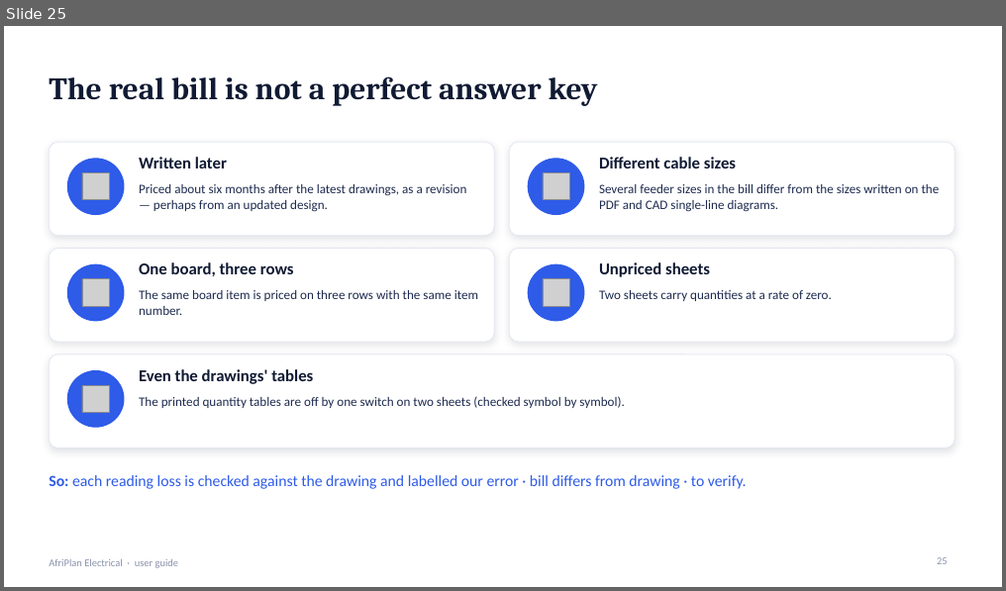
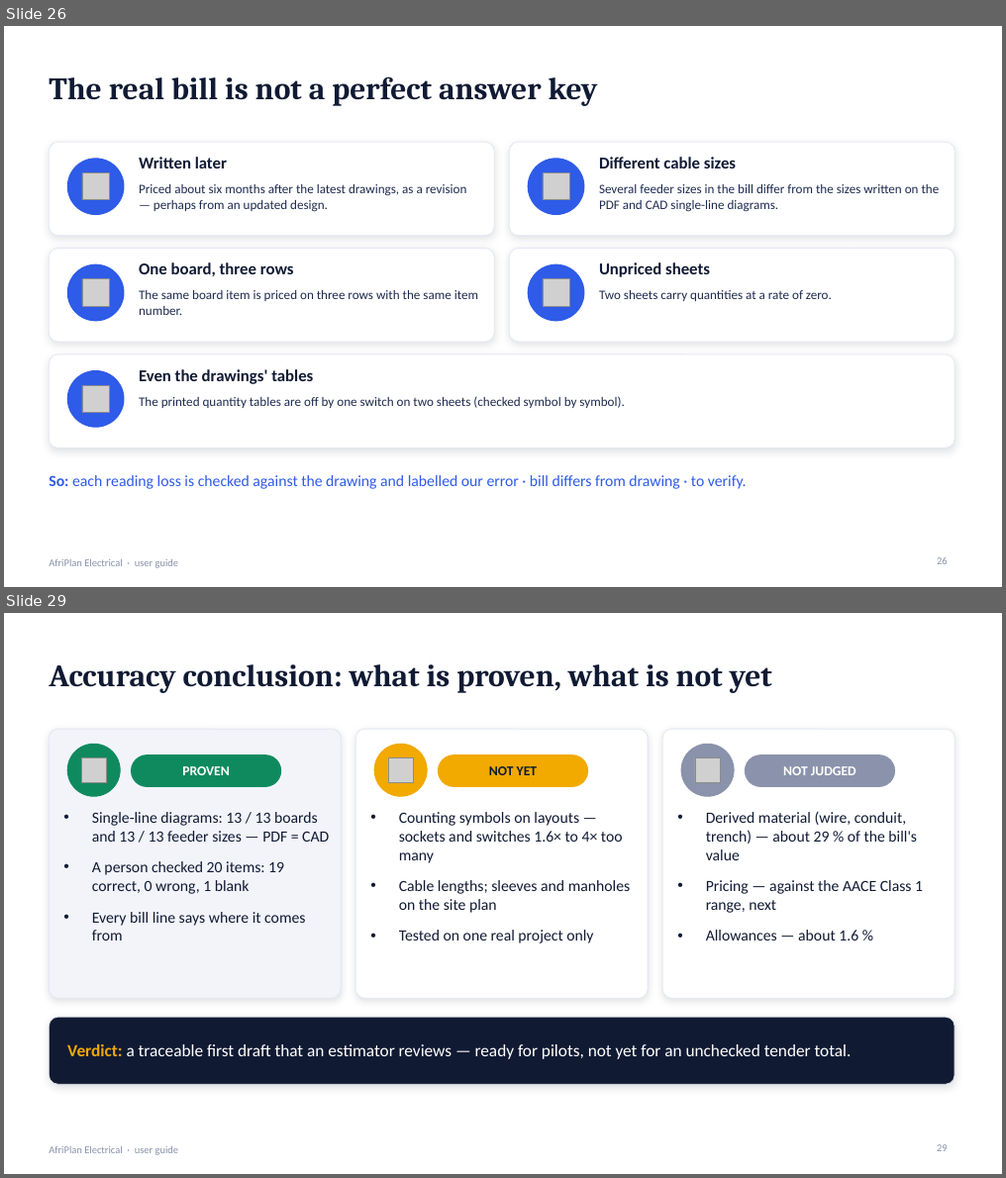
Before and after one commit to Jonathan-Lukwichi/afriplan-ai, a slide deck: docs/presentation/AfriPlan_User_Guide.pptx. Shown one above the other, each under a label of ours: slide 25 before the commit, slides 26 and 29 after it; the slides between them are not shown. The pictures are 1006x591 and 1006x1178 pixels, drawn with LibreOffice and Linux fonts; fonts in the diff are those of the drawing; grey boxes stand for pictures. Boxes give left, top, right and bottom in pixels: in the first picture for what was removed or moved away, otherwise in the second. Text is boxed around its words. In the diff, an @@ line names an element or a change of style, - is before the commit and + after.

```diff
--- a/docs/presentation/AfriPlan_User_Guide.pptx
+++ b/docs/presentation/AfriPlan_User_Guide.pptx
@@ slide 29 added at bbox=[4, 613, 1002, 1174], background #FFFFFF; not listed: 1 template element that a slide beside it also shows @@
@@ title added at bbox=[49, 664, 772, 693], 30 pt, text #101A33, bold @@
+Accuracy conclusion: what is proven, what is not yet
@@ rounded rectangle added at bbox=[49, 729, 341, 998], fill #F2F4F9, outline #E3E7F0 0.75 pt @@
@@ rounded rectangle added at bbox=[355, 729, 648, 998], fill #FFFFFF, outline #E3E7F0 0.75 pt @@
@@ rounded rectangle added at bbox=[662, 729, 954, 998], fill #FFFFFF, outline #E3E7F0 0.75 pt @@
@@ ellipse added at bbox=[67, 744, 120, 796], fill #0F8A5F, outline #0F8A5F 1 pt @@
@@ picture added at bbox=[81, 758, 107, 783] @@
@@ rounded rectangle added at bbox=[132, 756, 281, 786], fill #0F8A5F, outline #0F8A5F 1 pt @@
@@ ellipse added at bbox=[374, 744, 427, 796], fill #F2A900, outline #F2A900 1 pt @@
@@ picture added at bbox=[388, 758, 414, 783] @@
@@ rounded rectangle added at bbox=[439, 756, 588, 786], fill #F2A900, outline #F2A900 1 pt @@
@@ ellipse added at bbox=[681, 744, 734, 796], fill #8A93AB, outline #8A93AB 1 pt @@
@@ picture added at bbox=[695, 758, 721, 783] @@
@@ rounded rectangle added at bbox=[746, 756, 895, 786], fill #8A93AB, outline #8A93AB 1 pt @@
@@ text added at bbox=[182, 766, 229, 775], 13 pt, text #FFFFFF, bold @@
+PROVEN
@@ text added at bbox=[489, 766, 537, 775], 13 pt, text #101A33, bold @@
+NOT YET
@@ text added at bbox=[783, 766, 856, 775], 13 pt, text #FFFFFF, bold @@
+NOT JUDGED
@@ text added at bbox=[92, 812, 329, 941], 15 pt, text #101A33 @@
+• Single-line diagrams: 13 / 13 boards and 13 / 13 feeder sizes — PDF = CAD
+• A person checked 20 items: 19 correct, 0 wrong, 1 blank
+• Every bill line says where it comes from
@@ text added at bbox=[399, 812, 631, 944], 15 pt, text #101A33 @@
+• Counting symbols on layouts — sockets and switches 1.6× to 4× too many
+• Cable lengths; sleeves and manholes on the site plan
+• Tested on one real project only
@@ text added at bbox=[706, 811, 923, 941], 15 pt, text #101A33 @@
+• Derived material (wire, conduit, trench) — about 29 % of the bill's value
+• Pricing — against the AACE Class 1 range, next
+• Allowances — about 1.6 %
@@ rounded rectangle added at bbox=[49, 1017, 954, 1084], fill #101A33, outline #E3E7F0 0.75 pt @@
@@ text added at bbox=[67, 1045, 851, 1059], 16.5 pt, text #FFFFFF @@
+Verdict: a traceable first draft that an estimator reviews — ready for pilots, not yet for an unchecked tender total.
@@ page number added at bbox=[937, 1145, 947, 1152], 10 pt, text #8A93AB @@
+29
@@ what was slide 25 is now slide 26 @@
```
Also in this commit, not shown: 6 slides changed, 5 other slides added, 2 other files.
